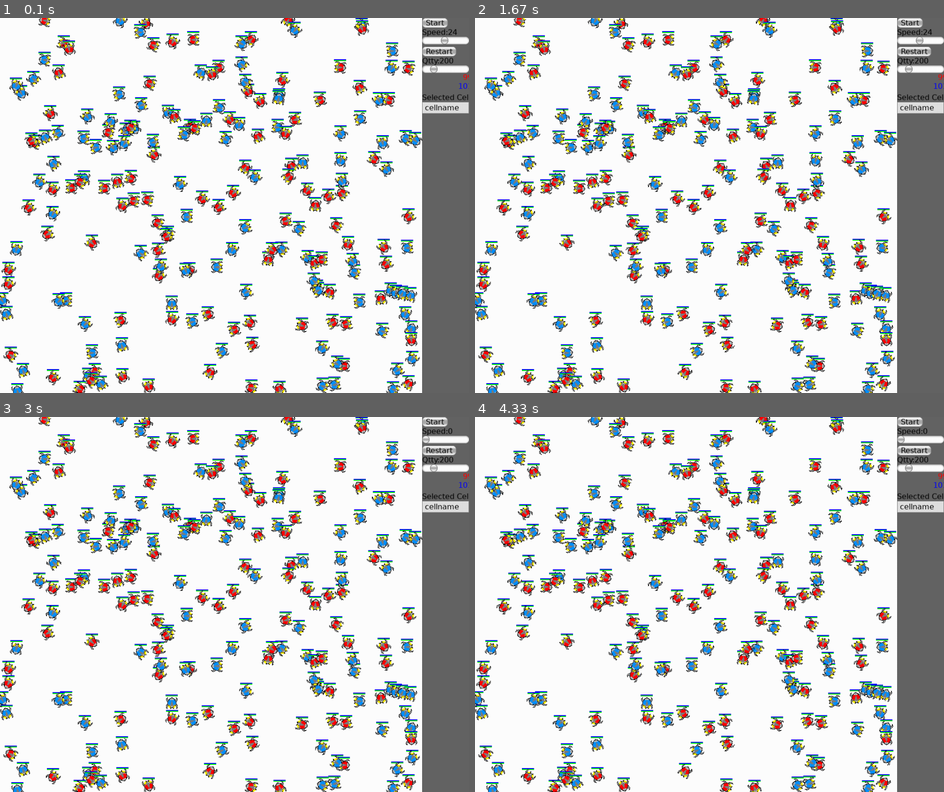
Above: before the commit, frames 1-4 (two rows, left to right).
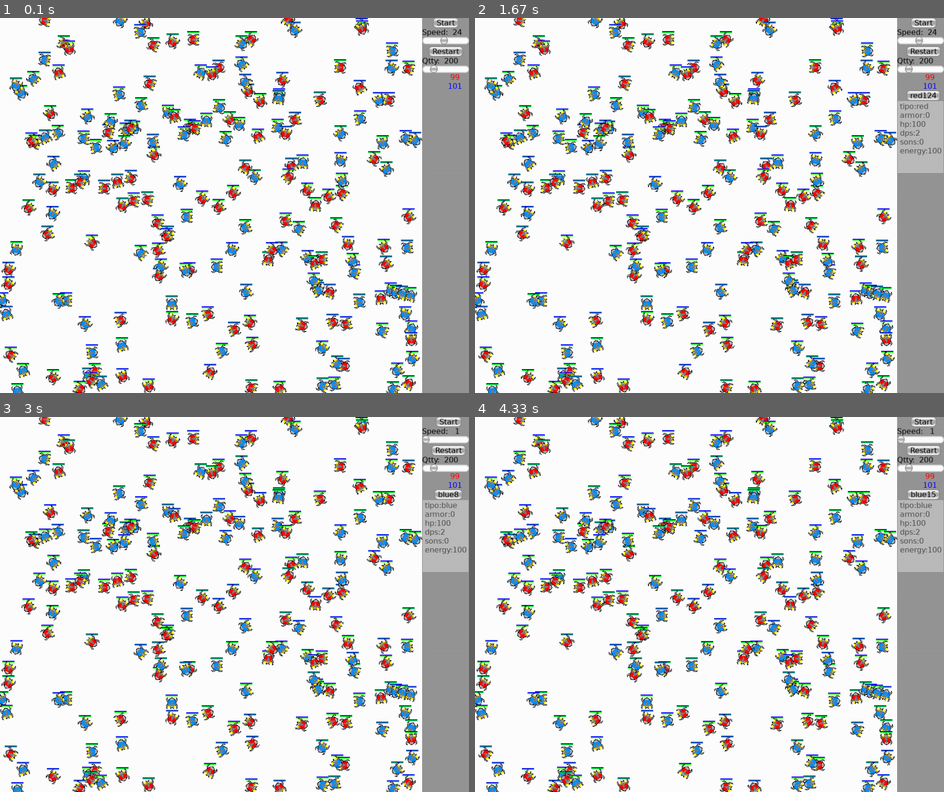
Above: after the commit, the same moments.

Repository: crazyoldbox/cellwars
Game: pygame game, started from game.py
Two runs of this game, one before a commit and one after it. Both use one fixed random seed, a clock stepped at 60 frames per second and the inputs below.
Inputs (mouse positions are in pixels of both pictures, inside the frame that each line leads up to):
- Up to frame 1 (0.1 s): no input
- Up to frame 2 (1.67 s): click (709, 205) at 0.4 s; click (690, 220) at 0.73 s; press the mouse at (920, 205) at 1.03 s; move the mouse to (803, 153) at 1.13 s; release the mouse at (690, 104) at 1.27 s; press the mouse at (920, 96) at 1.37 s; move the mouse to (770, 85) at 1.47 s; release the mouse at (615, 70) at 1.6 s
- Up to frame 3 (3 s): press the mouse at (445, 439) at 1.7 s; move the mouse to (426, 593) at 1.8 s; release the mouse at (412, 747) at 1.93 s; click (168, 525) at 2.07 s; move the mouse to (98, 533) at 2.83 s
- Up to frame 4 (4.33 s): click (573, 533) at 3.02 s

The runs differ from the first frame. In frame 1, 9.4% of the frame differs, in the area x 90-100%, y 0-100%; in frame 2, 9.3%; in frame 3, 9.3%; in frame 4, 9.3%.

Commit message:
Actualizada la estructura de game y mypygamehelper para simplificarlas entre
otras cosas para poder usar el programa externo de gestión del gui (game_gui)

Diff:
--- a/game.py
+++ b/game.py
@@ -1,22 +1,17 @@
 from mypygamehelper import *
+from constants import *
 import cell as Celula
-
-IMGDIR = "./data/sprites/"
-IMGTYPE ="png"
-DIM_WIN = (1000,800)
-TYPES = {"red":RED,"blue":BLUE}
-CELL_NUM = 200
-FPS = 24
+import game_gui
 
 class Starter(PygameHelper):
-    def __init__(self, dim=(800,800), types={'blue':BLUE},num_cells=10,fps=0):
-        PygameHelper.__init__(self, size=dim, fill= WHITE,fps=fps)
+    def __init__(self, size=(800,800), types={'blue':BLUE},num_cells=10,fps=0):
+        PygameHelper.__init__(self, size=size, fill= WHITE,fps=fps)
         self.tipos= types
         self.num_cells=num_cells
+        self.size=size
         self.fps=fps
-        self.wrldsize=list(dim)
-        self.wrldsize[0]=self.wrldsize[0]*0.9-15 #- 10% - 1/2 sprite width
-        self.mundo = Celula.Mundo(self.wrldsize,tipos=list(self.tipos.keys()))
+        wrldsize=(size[0]-100-15,size[1]) #-right_GUI-sprite_width/2
+        self.mundo = Celula.Mundo(wrldsize,tipos=list(self.tipos.keys()))
         self.mundo.gamengine=self
         self.mundo.populate(num_cells)
         self.preload_types()
@@ -29,14 +24,11 @@
             color=self.tipos[tipo]
             self.tipos[tipo]=[sprite_image,color]
 
-    def update(self):
+    def update_gui(self):
+        game_gui.update_gui(self)
+
+    def update_objects(self):
         self.mundo.actualizarMundo()
-        # write number of cells by type in GUI
-        self.form['label_qtty'].value= \
-                                'Qtty:'+str(len(self.mundo.population))+' '
-        for tipo in self.mundo.tipos:
-            self.form['num_'+tipo].value= \
-                                str(len(self.mundo.popul_indexs[tipo]))+' '
 
     def draw_objects(self):
         for cell in self.mundo.population.values():
@@ -52,94 +44,15 @@
             self.draw_object(cell,self.tipos[cell.tipo][0])
 
     def create_widgets(self):
-        '''creates an returns GUI structure a la DOM, that will be asigned to
-        self.container from wich startgui can start its painting
-        as startgui is called from the parent class sometimes we wont have al
-        the atributes as we need, so is useful to call it again at the end
-        of the init of the new class'''
-        #controlling we have al the atributes we need
-        for attr in ['fps','tipos']:
-            if not hasattr(self,attr):
-                return gui.Container(align=-1,valign=-1)
-
-        def gui_speed(slider):
-            self.fps=slider.value
-            self.form['label_speed'].value='Speed:'+str(self.fps)
-
-        def gui_quantity(slider):
-            self.form['label_qtty'].value='Qtty:'+str(slider.value)+' '
-        def gui_run(_button):
-            self.game_running= not self.game_running
-            _button.value='Pause' if self.game_running else 'Start'
-        def gui_restart(_button):
-            self.mundo.population={}
-            self.mundo.populate(self.form['quantity'].value)
-        def gui_nombre(_input):
-            print ("Input ",_input.value)
-
-        # try to be able to reescale the widgets
-        table=gui.Table()
-        fg = BLACK
-
-        table.tr()
-        e=gui.Button("Start", name='run')
-        e.connect(gui.CLICK, gui_run, e)
-        table.td(e, align=-1,colspan=1)
-
-        table.tr()
-        table.td(gui.Label("Speed:"+str(self.fps)+" ",color=fg, \
-                           name='label_speed'),size=10, align=-1)
-        table.tr()
-        e = gui.HSlider(self.fps,0,50,size=10,width=100,height=16,name='speed')
-        e.connect(gui.CHANGE, gui_speed, e)
-        table.td(e, align=-1)
-
-        table.tr()
-        table.td(gui.Container(height=5))
-
-        table.tr()
-        e=gui.Button("Restart", name='restart')
-        e.connect(gui.CLICK, gui_restart, e)
-        table.td(e, align=-1)
-
-        table.tr()
-        cant= len(self.mundo.population)
-        table.td(gui.Label('Qtty:'+str(cant)+'  ',color=fg,name='label_qtty'),\
-                 align=-1)
-        table.tr()
-        e =gui.HSlider(cant,1,999,size=10,width=100,height=16,name='quantity')
-        e.connect(gui.CHANGE, gui_quantity, e)
-        table.td(e,align=-1)
-        for tipo in self.tipos:
-            table.tr()
-            color=self.tipos[tipo][1]
-            cant=str(len(self.mundo.popul_indexs[tipo]))+' '
-            table.td(gui.Label(value=cant,color=color,name='num_'+tipo),\
-                     align=+1)
-
-        table.tr()
-        table.td(gui.Container(height=5))
-
-        table.tr()
-        table.td(gui.Label("Selected Cell"), align=-1)
-        table.tr()
-        e = gui.Input(value='cellname',size=10,name='cell_name', align=-1)
-        e.connect(gui.ACTIVATE, gui_nombre,e)
-        table.td(e)
-
-        cont=gui.Container(width=self.size[0]*0.1,height=self.size[1],\
-                           background=(100,100,100))
-        cont.add(table,0,0)
-        container=gui.Container(align=-1,valign=-1)
-        container.add(cont,self.size[0]*0.9,0)
-        return container
+        return game_gui.create_widgets(self)
 
     def keyUp(self, key):
         pass
     def mouseUp(self, button, pos):
         pass
     def mouseDown(self, button, pos):
-        pass
+        game_gui.verify_mouse(self,button, pos)
+
     def mouseMotion(self, buttons, pos, rel):
         pass
 
--- a/mypygamehelper.py
+++ b/mypygamehelper.py
@@ -3,14 +3,7 @@
 # the following line is not needed if pgu is installed
 #  ?? import sys; sys.path.insert(0, "..")
 from pgu import gui
-#colors
-RED = (255,0,0)
-BLUE = (0,0,255)
-GREEN = (0,255,0)
-WHITE = (255,255,255)
-BLACK = (0,0,0)
-GREY = (150,150,150)
-
+from constants import *
 
 class PygameHelper:
     def __init__(self, size=(640,480), fill=WHITE,fps=0):
@@ -41,7 +34,7 @@
         in this function then best move the execution of self.startqui() from
         the parent to the child class __init__
         '''
-        container=gui.Container(align=-1,valign=-1)
+        container=self.gui.Container(align=-1,valign=-1)
         return container
 
     def startgui(self,func=None):
@@ -54,6 +47,8 @@
                 self.window_running = False
             elif event.type == KEYUP and event.key == K_ESCAPE:
                 self.window_running = False
+            elif event.type==MOUSEBUTTONDOWN:
+                self.mouseDown(event.button, event.pos)
             self.app.event(event)  # control to GUI
 
             '''
@@ -74,17 +69,24 @@
         while self.window_running:
             self.gamengine.display.set_caption("FPS: %i" % self.clock.get_fps())
             self.screen.fill(WHITE)
-            if self.game_running:
-                self.update()
+            self.handleEvents()
+            self.update()
             self.draw()
             self.gamengine.display.flip()
-            self.handleEvents()
             self.clock.tick(self.fps)
 
         if not self.window_running:
             self.gamengine.quit()
 
     def update(self):
+        if self.game_running:
+            self.update_objects()
+        self.update_gui()
+
+    def update_objects(self):
+        pass
+
+    def update_gui(self):
         pass
 
     def draw_gui(self):
